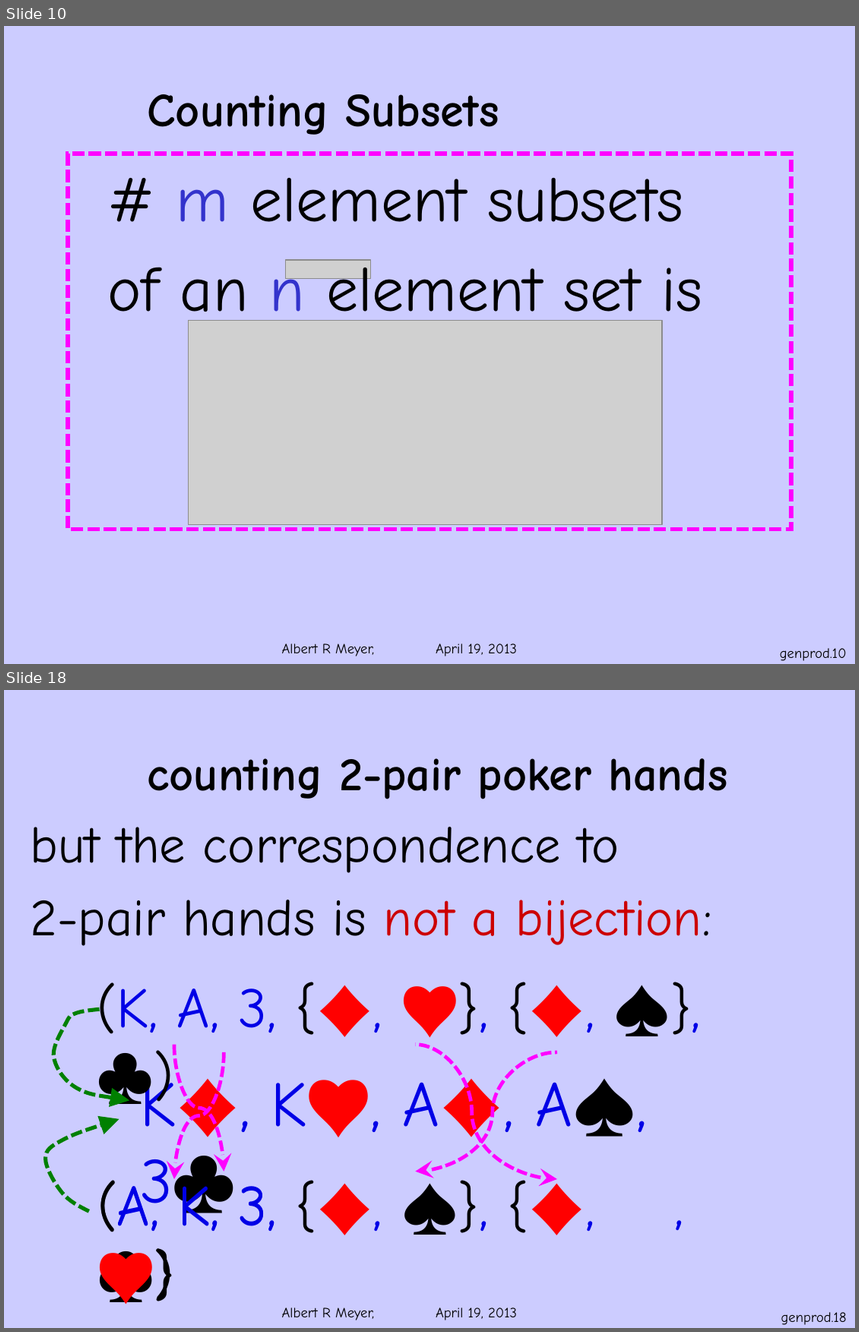
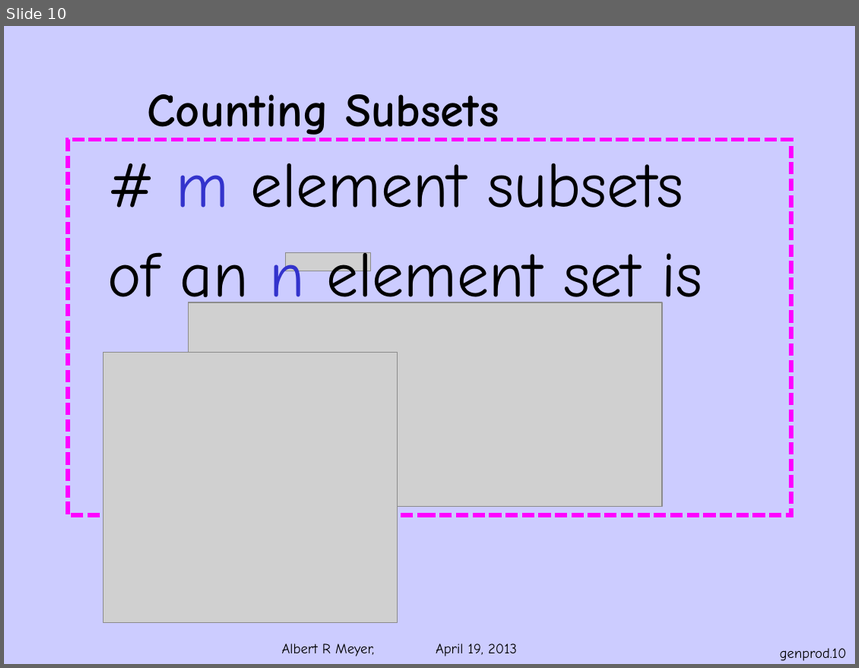
Before and after one commit to armeyer/mcs_web, a slide deck: spring13/slides13/genprod.pptx. Shown one above the other, each under a label of ours: slides 10 and 18 before the commit, slide 10 after it; the slides between them are not shown. The pictures are 859x1332 and 859x668 pixels, drawn with LibreOffice and Linux fonts; fonts in the diff are those of the drawing; grey boxes stand for pictures; background and template pictures are left out. Boxes give left, top, right and bottom in pixels: in the first picture for what was removed or moved away, otherwise in the second. Text is boxed around its words. In the diff, an @@ line names an element or a change of style, - is before the commit and + after.

Commit message:
split off count-2pair.pptx from genprod.pptx

```diff
--- a/spring13/slides13/genprod.pptx
+++ b/spring13/slides13/genprod.pptx
@@ slide 18 removed at (4,690,855,1328), background #CCCCFF; not listed: 1 template element that a slide beside it also shows @@
@@ title removed at (148,758,728,799) @@
-counting 2-pair poker hands
@@ text removed at (31,827,712,946) @@
-but the correspondence to
-2-pair hands is not a bijection:
@@ text removed at (97,983,276,1034) @@
-(K, A, 3, {♦, ♥}, {♦, ♠}, ♣)
@@ picture removed at (415,998,428,1019) @@
@@ freeform shape removed at (52,1009,129,1100) @@
@@ curved arrow removed from (224, 1053) to (174, 1179) @@
@@ curved arrow removed from (174, 1045) to (224, 1172) @@
@@ curved arrow removed from (557, 1053) to (415, 1172) @@
@@ curved arrow removed from (415, 1045) to (557, 1179) @@
@@ text removed at (140,1072,647,1147) @@
-K♦, K♥, A♦, A♠, 3♣
@@ freeform shape removed at (46,1119,120,1211) @@
@@ text removed at (140,1148,237,1224) @@
-(A, K, 3, , ♣)
@@ text removed at (97,1176,276,1243) @@
-(A, K, 3, {♦, ♠}, {♦, ♥}
@@ page number removed at (781,1312,847,1325) @@
-genprod.18
@@ slide 10 changed as well @@
@@ rectangle: place and size @@
-rectangle at (68,154,791,530)
+rectangle at (68,139,791,515)
@@ text "# m element subsets": place and size @@
-text "# m element subsets" at (107,178,703,331)
+text "# m element subsets" at (107,164,703,316)
@@ picture: place and size @@
-picture at (286,260,371,279)
+picture at (286,253,371,272)
@@ picture: place and size @@
-picture at (189,321,663,525)
+picture at (189,303,663,507)
@@ picture added at (104,352,398,623) @@
```
Also in this commit, not shown: 5 other slides changed, 13 other slides removed, 1 other file.
